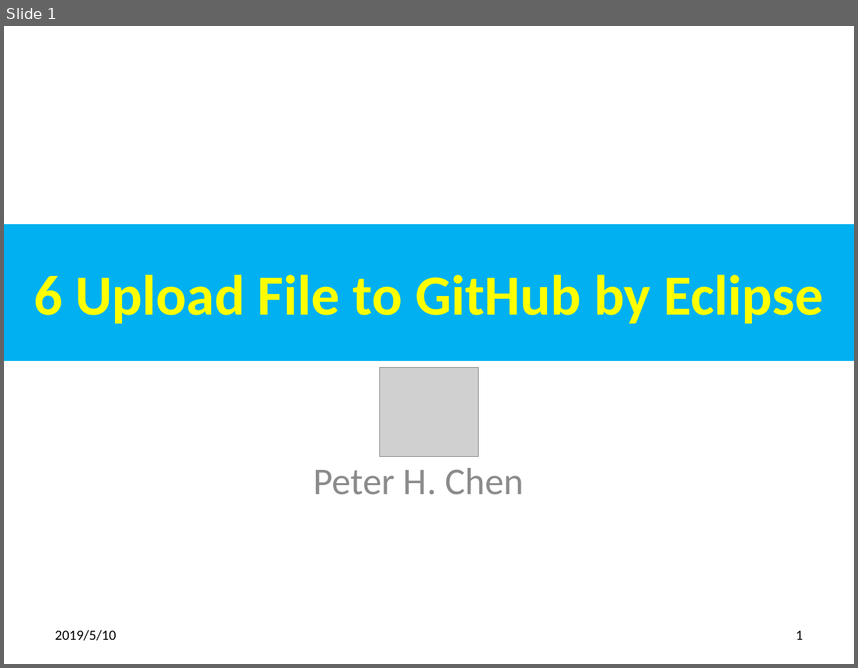
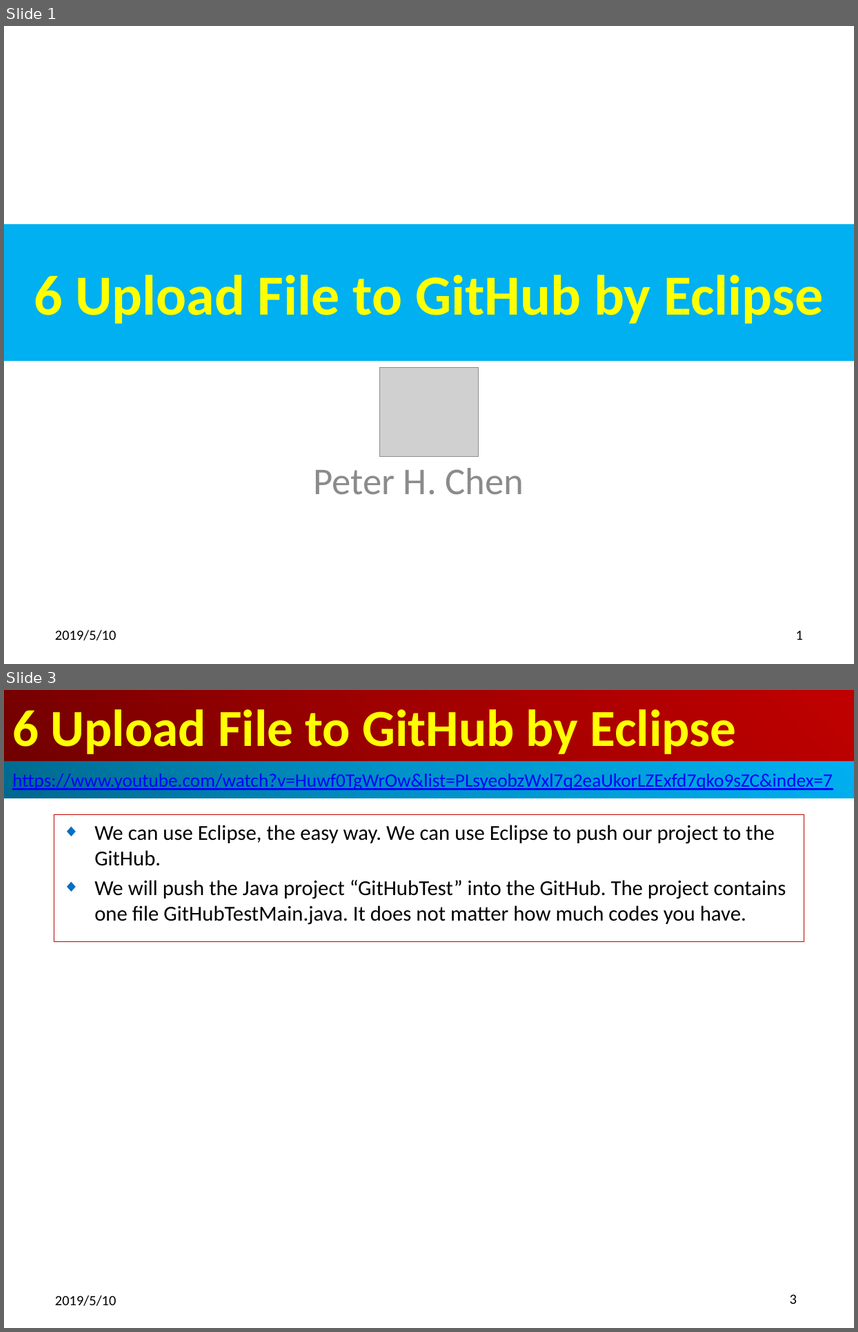
Before and after one commit to peterhchen/100-GitHub, a slide deck: ch06_EclipseGitHub.pptx. Shown one above the other, each under a label of ours: slide 1 before the commit, slides 1 and 3 after it; the slides between them are not shown. The pictures are 858x668 and 858x1332 pixels, drawn with LibreOffice and Linux fonts; fonts in the diff are those of the drawing; grey boxes stand for pictures. Boxes give left, top, right and bottom in pixels: in the first picture for what was removed or moved away, otherwise in the second. Text is boxed around its words. In the diff, an @@ line names an element or a change of style, - is before the commit and + after.

Commit message:
Eclipse Git Push

```diff
--- a/ch06_EclipseGitHub.pptx
+++ b/ch06_EclipseGitHub.pptx
@@ slide 3 added at (4, 690, 854, 1328), background #FFFFFF @@
@@ title added at (4, 690, 854, 761), fill gradient #720000 to #A20000 to #C00000, 44 pt, text #FFFF00, bold @@
+6 Upload File to GitHub by Eclipse
@@ rectangle added at (4, 761, 854, 799), fill gradient #00688E to #0094CA to #00B0F0, 16 pt, text #0000FF, underline @@
+https://www.youtube.com/watch?v=Huwf0TgWrOw&list=PLsyeobzWxl7q2eaUkorLZExfd7qko9sZC&index=7
@@ subtitle added at (54, 815, 804, 943), outline #C00000 0.75 pt, 18 pt, text #000000 @@
+◆ We can use Eclipse, the easy way. We can use Eclipse to push our project to the GitHub.
+◆ We will push the Java project “GitHubTest” into the GitHub. The project contains one file GitHubTestMain.java. It does not matter how much codes you have.
@@ text added at (55, 1294, 116, 1305), 12 pt, text #000000 @@
+2019/5/10
@@ page number added at (790, 1294, 797, 1303), 12 pt, text #000000 @@
+3
```
Also in this commit, not shown: 1 slide changed, 13 other slides added.
